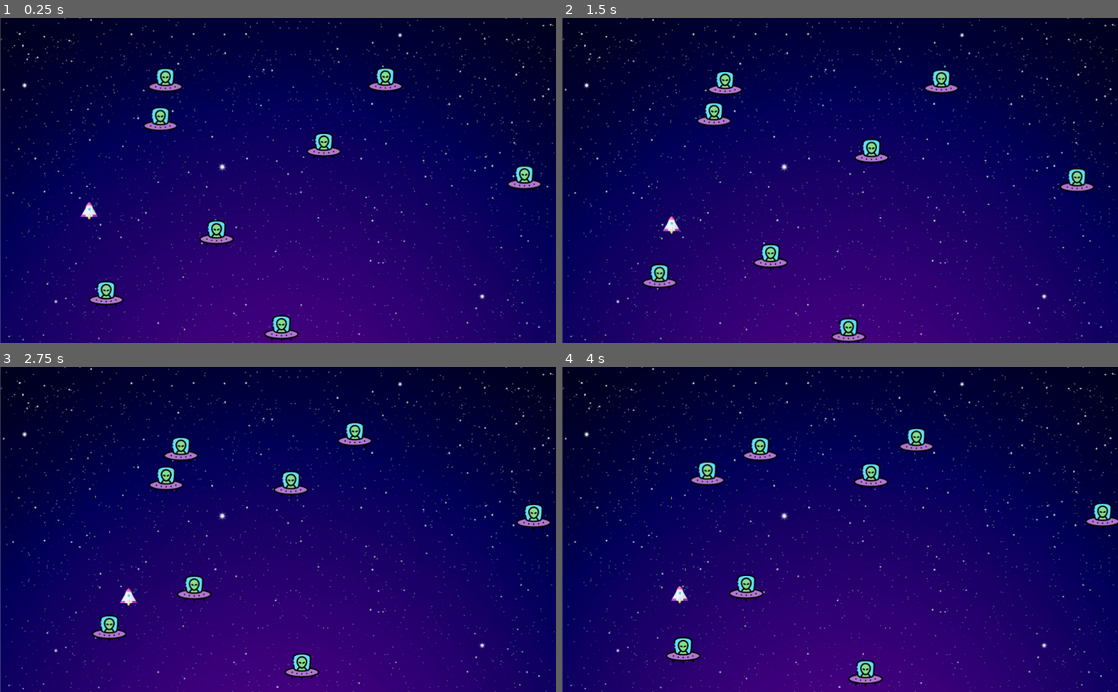
Above: before the commit, frames 1-4 (two rows, left to right).
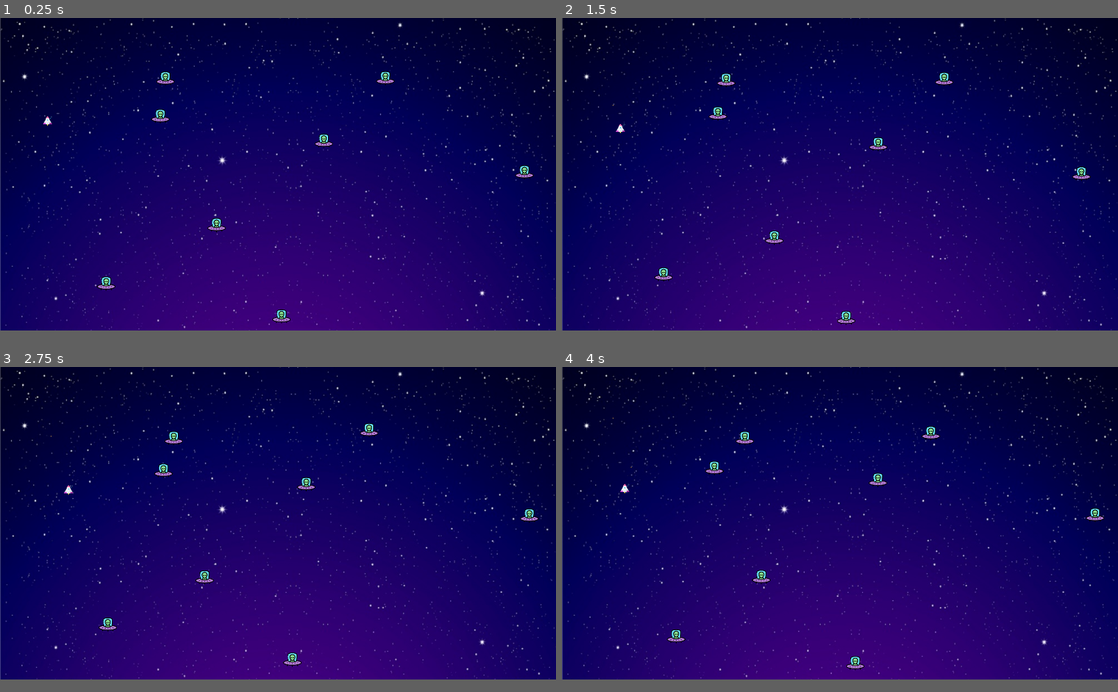
Above: after the commit, the same moments.

Repository: sairam4123/Space-Invader-Athif
Game: Godot game, scene res://Main.tscn
Two runs of this game, one before a commit and one after it. Both use one fixed random seed, a clock stepped at 60 frames per second and the inputs below.
Inputs:
- Up to frame 1 (0.25 s): no input
- Up to frame 2 (1.5 s): tap Enter at 0.5 s; hold Right (ui_right) 0.53-1.28 s; tap Space (ui_select) at 0.77 s; hold Down (ui_down) from 1.28 s (still down)
- Up to frame 3 (2.75 s): tap Space (ui_select) at 1.52 s; release Down (ui_down) at 2.03 s; hold Right (ui_right) from 2.03 s (still down)
- Up to frame 4 (4 s): release Right (ui_right) at 2.78 s; hold Up (ui_up) 2.78-3.53 s; tap Space (ui_select) at 3.02, 3.77 s; hold Left (ui_left) from 3.53 s (still down)
The window is 800x468 before the commit and 800x450 after it. Grey fills any space a smaller window leaves; there, only what the larger window draws over its background counts as a difference.

The runs differ from the first frame. In frame 1, 6.4% of the frame differs, in the area x 0-100%, y 0-100%; in frame 2, 6.8%; in frame 3, 6.9%; in frame 4, 7.0%.

Commit message:
Do some fixes

Diff:
--- a/Main.tscn
+++ b/Main.tscn
@@ -10,10 +10,11 @@
 alien = ExtResource( 3 )
 
 [node name="TextureRect" type="TextureRect" parent="."]
-margin_right = 1024.0
-margin_bottom = 600.0
+margin_right = 1920.0
+margin_bottom = 1080.0
 texture = ExtResource( 1 )
 expand = true
+stretch_mode = 7
 __meta__ = {
 "_edit_use_anchors_": false
 }
--- a/project.godot
+++ b/project.godot
@@ -34,6 +34,13 @@
 
 Events="*res://Events.gd"
 
+[display]
+
+window/size/width=1920
+window/size/height=1080
+window/stretch/mode="2d"
+window/stretch/aspect="expand"
+
 [rendering]
 
 environment/default_environment="res://default_env.tres"
